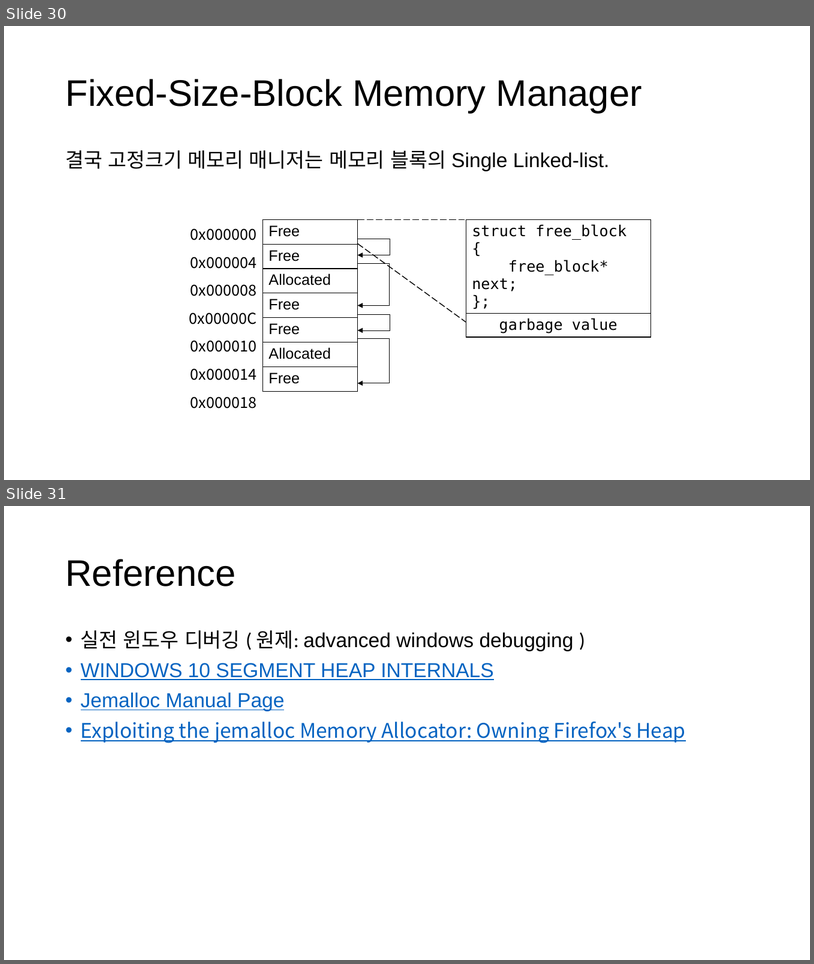
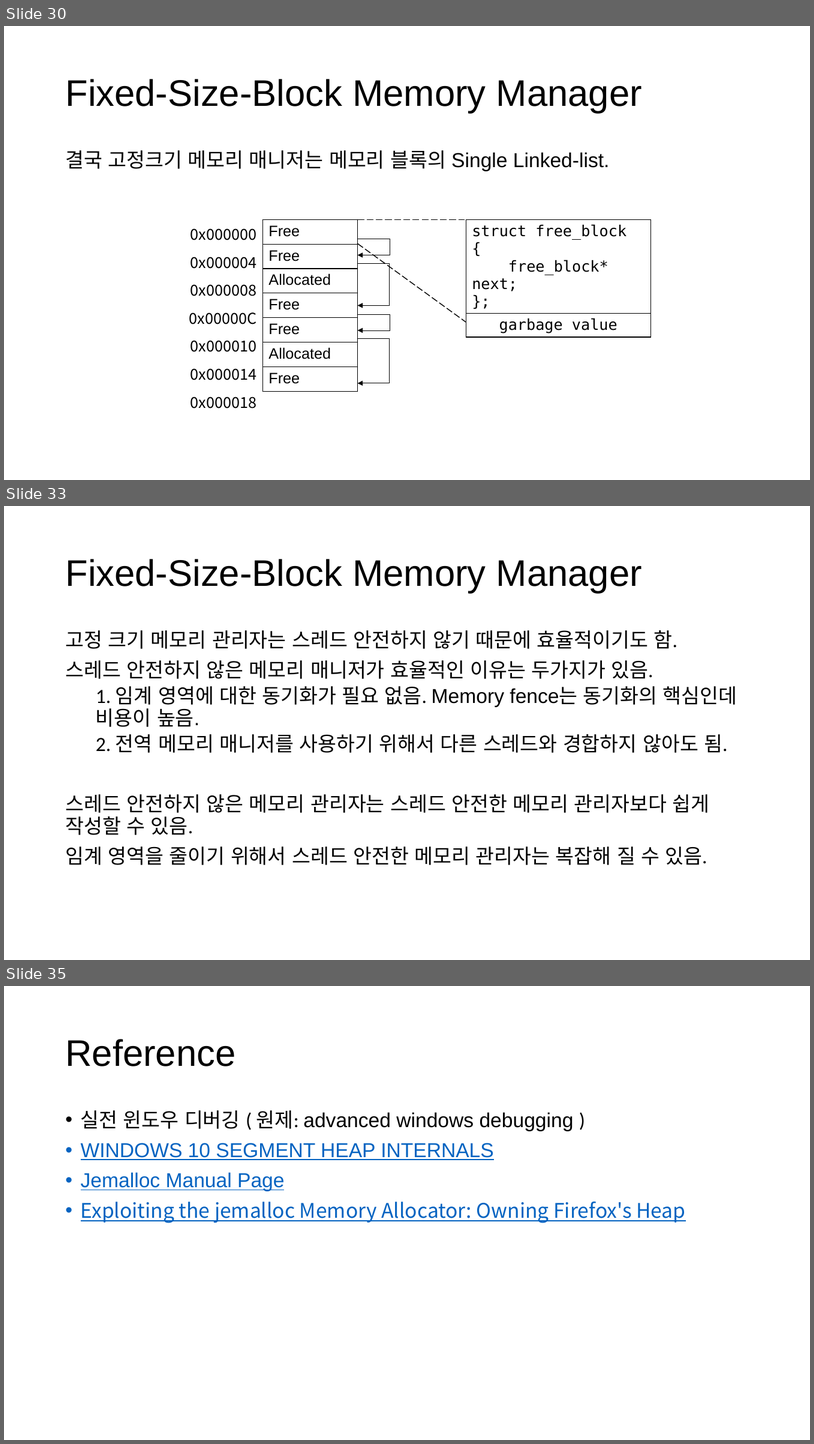
Before and after one commit to CppKorea/OptimizedCppStudy, a slide deck: 13th Study/Optimized C++ Study - Chapter 13, Optimize Memory Management.pptx. Shown one above the other, each under a label of ours: slides 30 and 31 before the commit, slides 30, 33 and 35 after it; the slides between them are not shown. The pictures are 814x964 and 814x1444 pixels, drawn with LibreOffice and Linux fonts; fonts in the diff are those of the drawing. Boxes give left, top, right and bottom in pixels: in the first picture for what was removed or moved away, otherwise in the second. Text is boxed around its words. In the diff, an @@ line names an element or a change of style, - is before the commit and + after.

```diff
--- a/13th Study/Optimized C++ Study - Chapter 13, Optimize Memory Management.pptx
+++ b/13th Study/Optimized C++ Study - Chapter 13, Optimize Memory Management.pptx
@@ slide 33 added at [4, 506, 810, 960], background #FFFFFF @@
@@ title added at [65, 559, 642, 593], 44 pt, text #000000 @@
+Fixed-Size-Block Memory Manager
@@ text added at [65, 630, 738, 865], 24 pt, text #000000 @@
+고정 크기 메모리 관리자는 스레드 안전하지 않기 때문에 효율적이기도 함.
+스레드 안전하지 않은 메모리 매니저가 효율적인 이유는 두가지가 있음.
+  1. 임계 영역에 대한 동기화가 필요 없음. Memory fence는 동기화의 핵심인데 비용이 높음.
+  2. 전역 메모리 매니저를 사용하기 위해서 다른 스레드와 경합하지 않아도 됨.
+스레드 안전하지 않은 메모리 관리자는 스레드 안전한 메모리 관리자보다 쉽게
+작성할 수 있음.
+임계 영역을 줄이기 위해서 스레드 안전한 메모리 관리자는 복잡해 질 수 있음.
@@ what was slide 31 is now slide 35 @@
```
Also in this commit, not shown: 1 slide changed, 3 other slides added.
